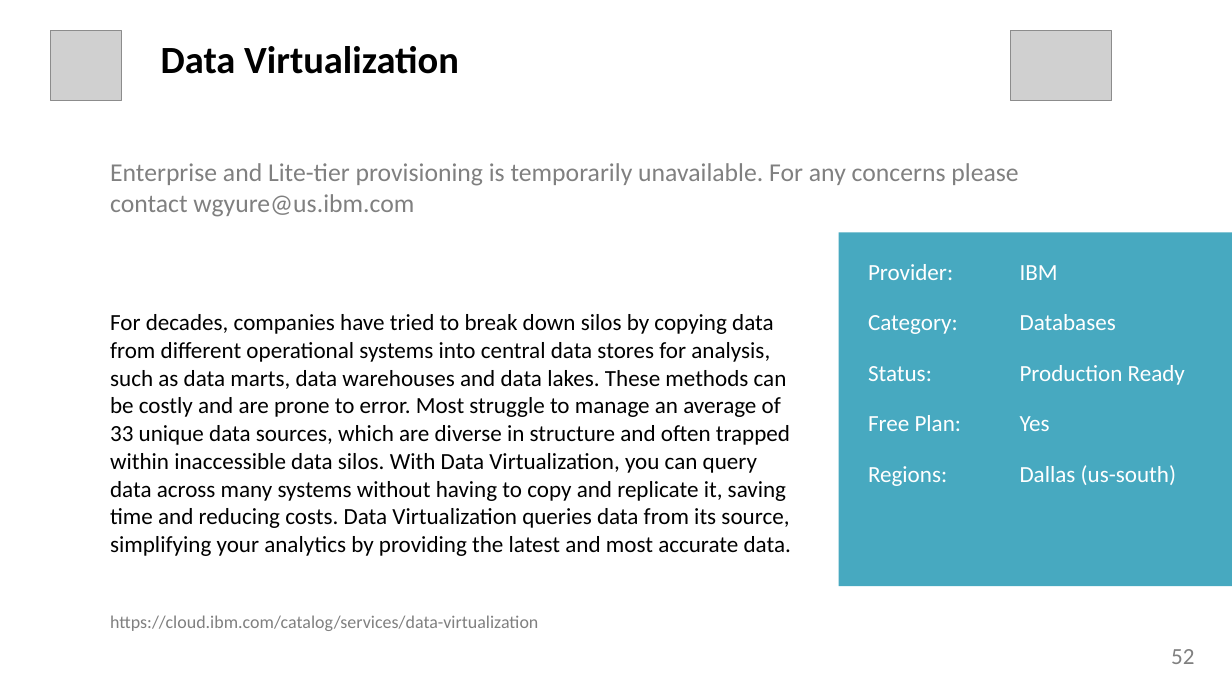
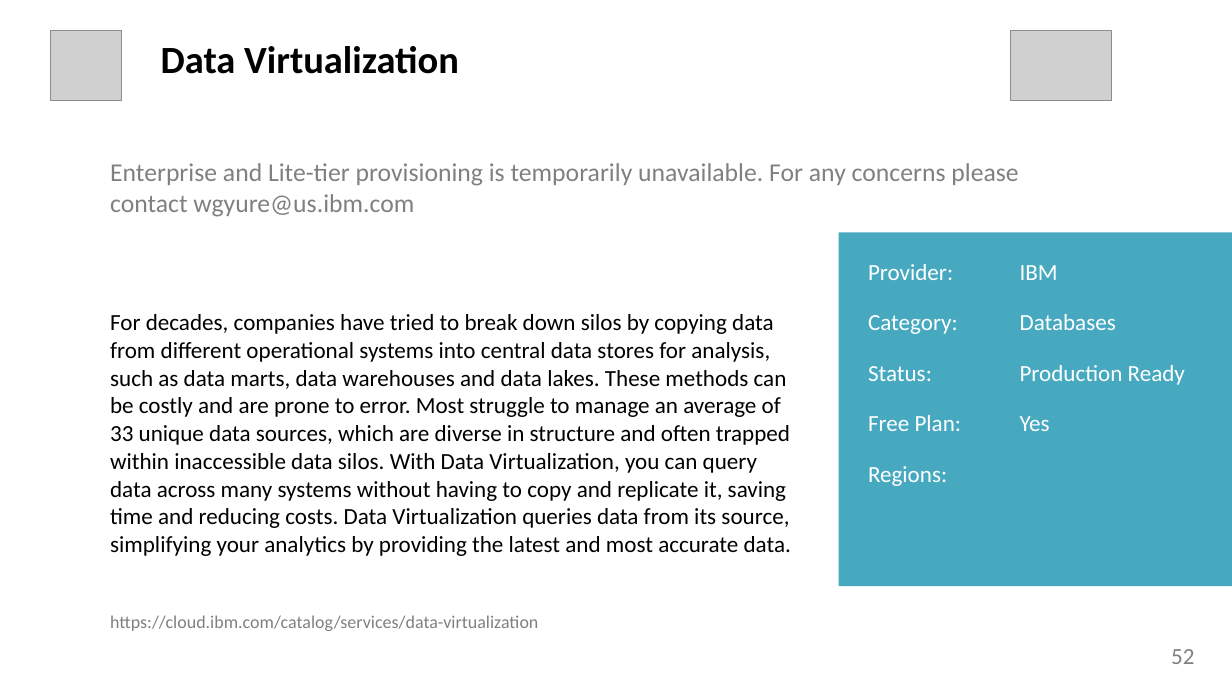
Before and after one commit to l2fprod/mycatalog, a slide deck: slide 52 of docs/generated/mycatalog.pptx. Drawn at 1232x693 pixels with LibreOffice and Linux fonts; fonts in the diff are those of the drawing; grey boxes stand for pictures. Boxes give left, top, right and bottom in pixels: in the first picture for what was removed or moved away, otherwise in the second. Text is boxed around its words. In the diff, an @@ line names an element or a change of style, - is before the commit and + after.

```diff
--- a/docs/generated/mycatalog.pptx
+++ b/docs/generated/mycatalog.pptx
@@ text removed at <box>1020,465,1176,485</box> @@
-Dallas (us-south)
```
Also in this commit, not shown: 1 other slide changed, 10 other files.
